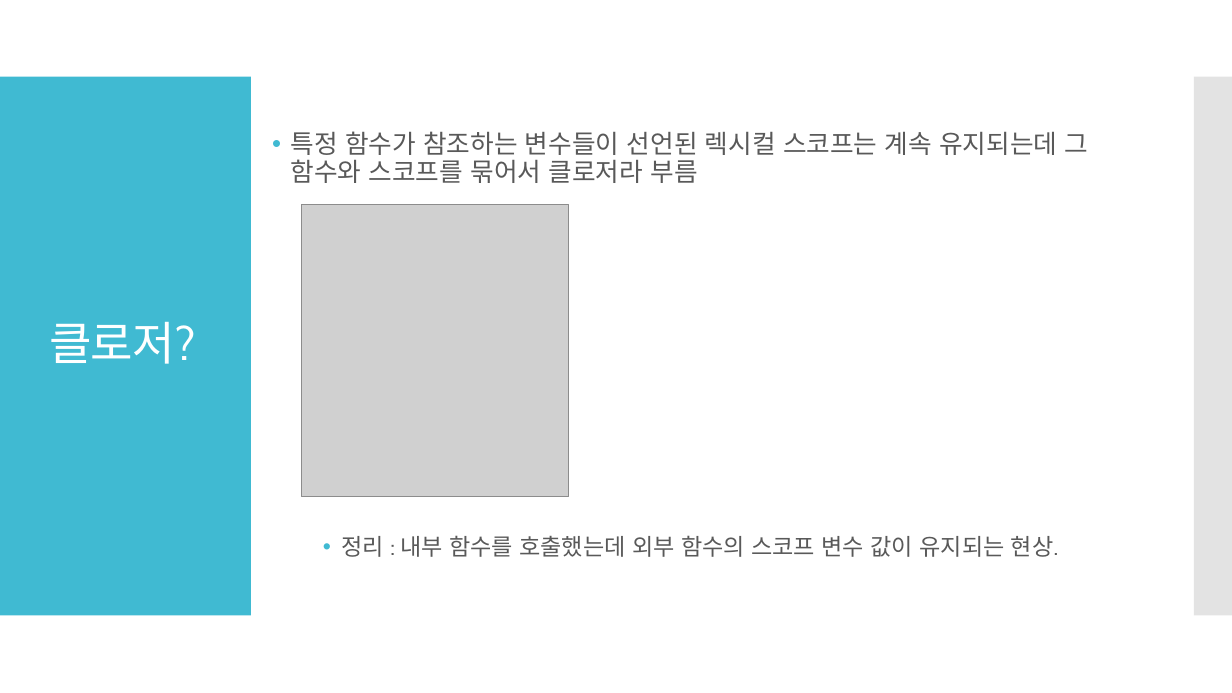
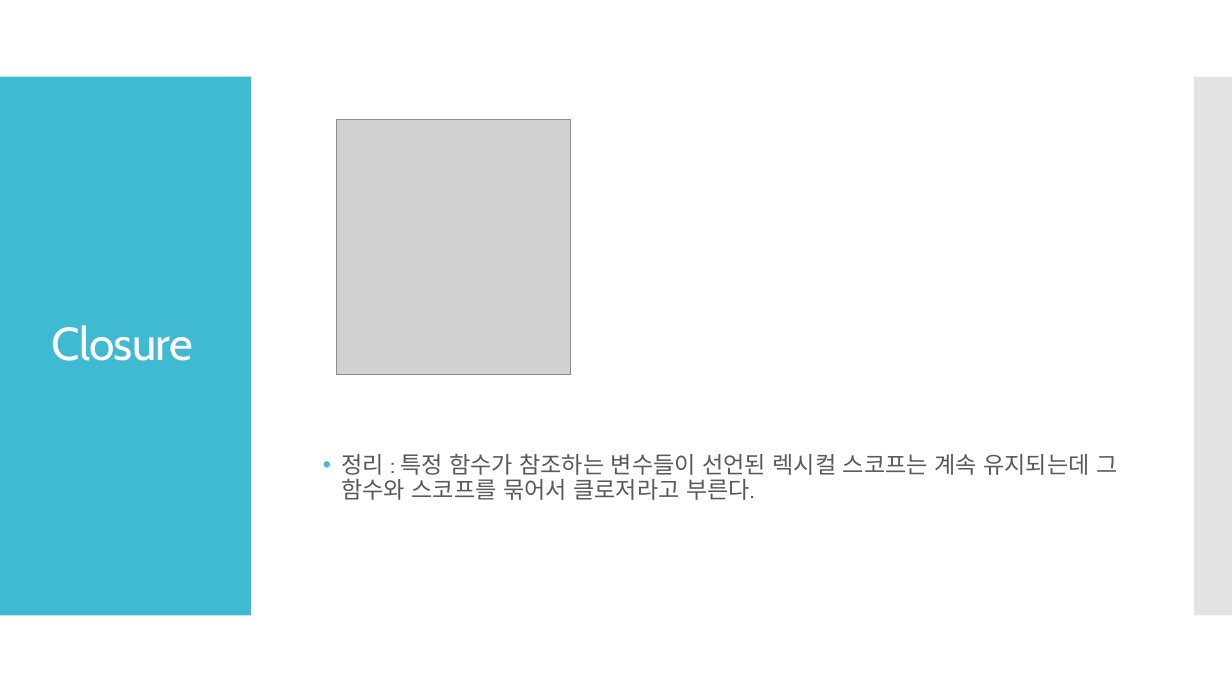
Before and after one commit to Laon63/Study_Javascript, a slide deck: slide 10 of JS 스코프와 클로저.pptx (slide 6 before the commit). Drawn at 1232x693 pixels with LibreOffice and Linux fonts; fonts in the diff are those of the drawing; grey boxes stand for pictures. Boxes give left, top, right and bottom in pixels: in the first picture for what was removed or moved away, otherwise in the second. Text is boxed around its words. In the diff, an @@ line names an element or a change of style, - is before the commit and + after.

```diff
--- a/JS 스코프와 클로저.pptx
+++ b/JS 스코프와 클로저.pptx
@@ picture resized from (x1=301, y1=204, x2=569, y2=497) to (x1=337, y1=120, x2=571, y2=375) @@
@@ title at (x1=52, y1=325, x2=193, y2=361): text changed @@
-클로저?
+Closure
@@ text at (x1=341, y1=453, x2=1117, y2=500): text changed; size 20 to 18 pt @@
-• 특정 함수가 참조하는 변수들이 선언된 렉시컬 스코프는 계속 유지되는데 그 함수와 스코프를 묶어서 클로저라 부름
-  • 정리 : 내부 함수를 호출했는데 외부 함수의 스코프 변수 값이 유지되는 현상.
+  • 정리 : 특정 함수가 참조하는 변수들이 선언된 렉시컬 스코프는 계속 유지되는데 그 함수와 스코프를 묶어서 클로저라고 부른다.
```
Also in this commit, not shown: 4 other slides changed, 8 slides added, 1 slide removed.
